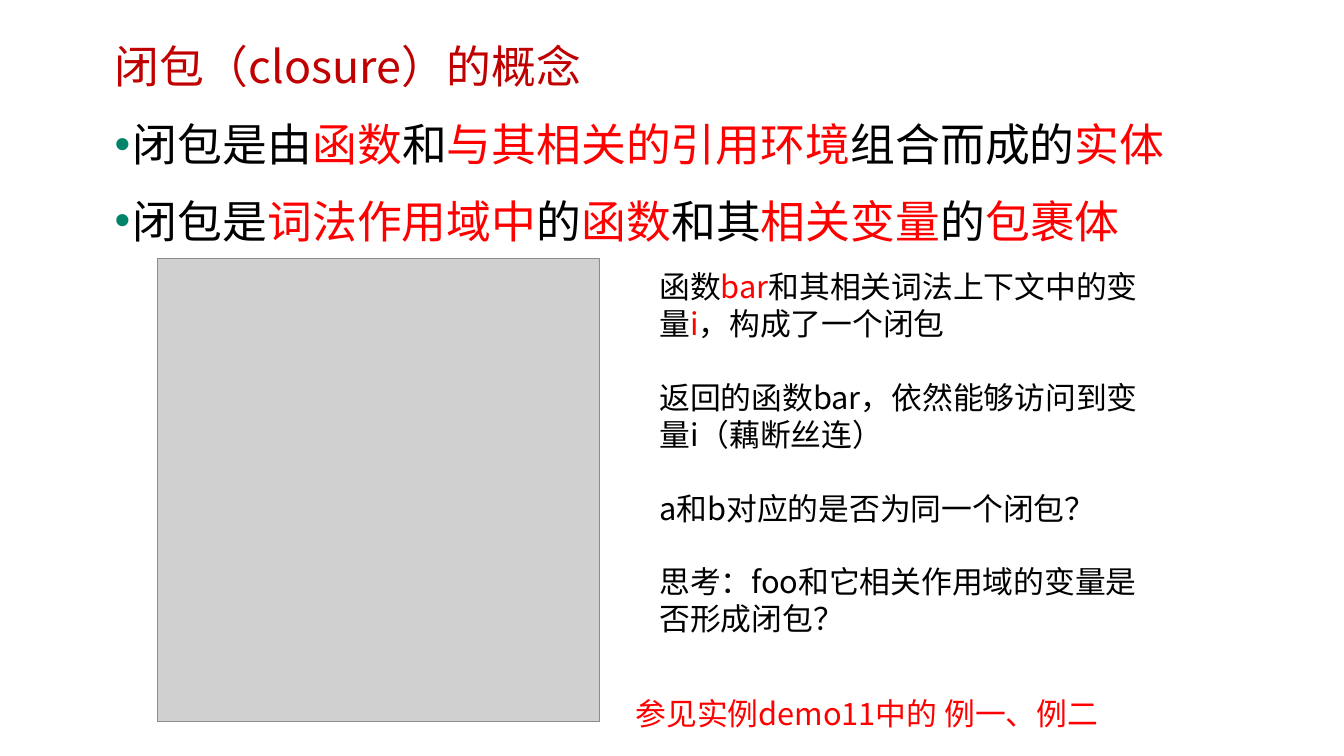
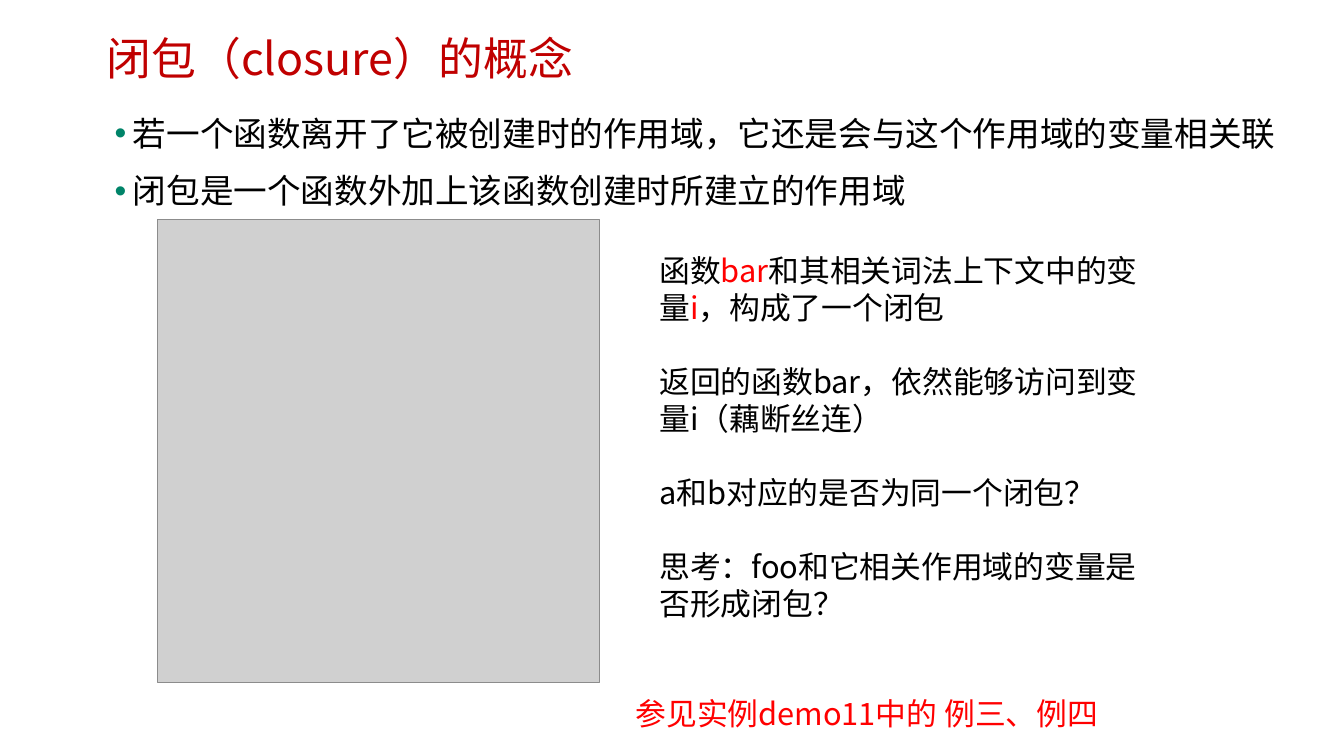
Before and after one commit to edu2act/course-javascript-advanced, a slide deck: slide 5 of 课程PPT/12.JS闭包.pptx (slide 3 before the commit). Drawn at 1344x756 pixels with LibreOffice and Linux fonts; fonts in the diff are those of the drawing; grey boxes stand for pictures; background and template pictures are left out. Boxes give left, top, right and bottom in pixels: in the first picture for what was removed or moved away, otherwise in the second. Text is boxed around its words. In the diff, an @@ line names an element or a change of style, - is before the commit and + after.

```diff
--- a/课程PPT/12.JS闭包.pptx
+++ b/课程PPT/12.JS闭包.pptx
@@ text "闭包（closure）的概念": place and size @@
-text "闭包（closure）的概念" at [114,44,581,87]
+text "闭包（closure）的概念" at [106,36,573,79]
@@ text at [133,117,1275,206]: text changed; size 32 to 24 pt; text colour #FF0000 to #000000 @@
-• 闭包是由函数和与其相关的引用环境组合而成的实体
-• 闭包是词法作用域中的函数和其相关变量的包裹体
+• 若一个函数离开了它被创建时的作用域，它还是会与这个作用域的变量相关联
+• 闭包是一个函数外加上该函数创建时所建立的作用域
@@ picture: place and size @@
-picture at [157,259,600,722]
+picture at [157,220,600,683]
@@ text "函数bar和其相关词法上下文中的变量i，构成了一个闭包": place and size @@
-text "函数bar和其相关词法上下文中的变量i，构成了一个闭包" at [659,272,1137,596]
+text "函数bar和其相关词法上下文中的变量i，构成了一个闭包" at [659,256,1137,581]
@@ text at [636,699,1098,728]: text changed @@
-参见实例demo11中的 例一、例二
+参见实例demo11中的 例三、例四
```
Also in this commit, not shown: 3 other slides changed, 2 slides added, 1 slide removed, 3 other files.
